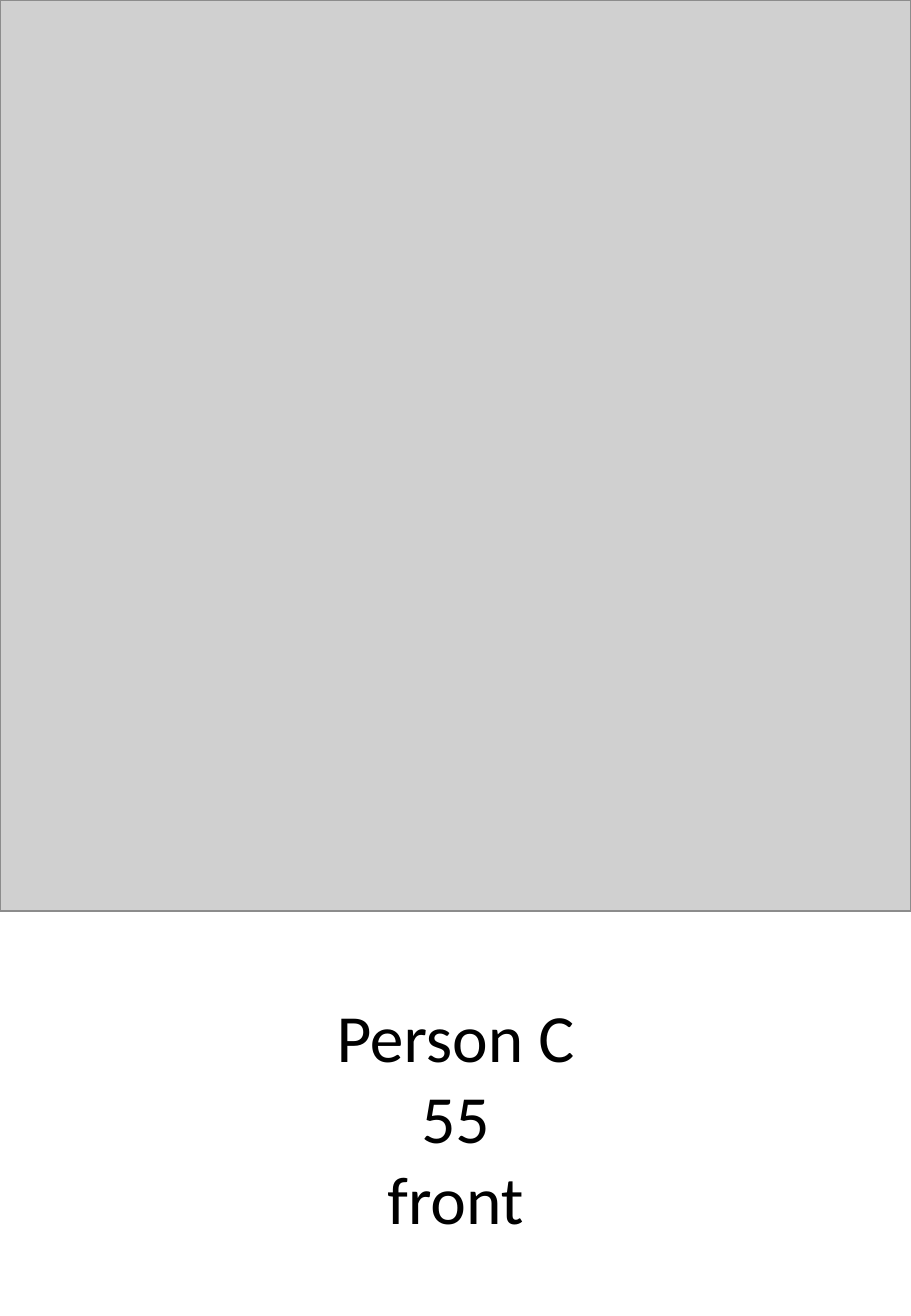
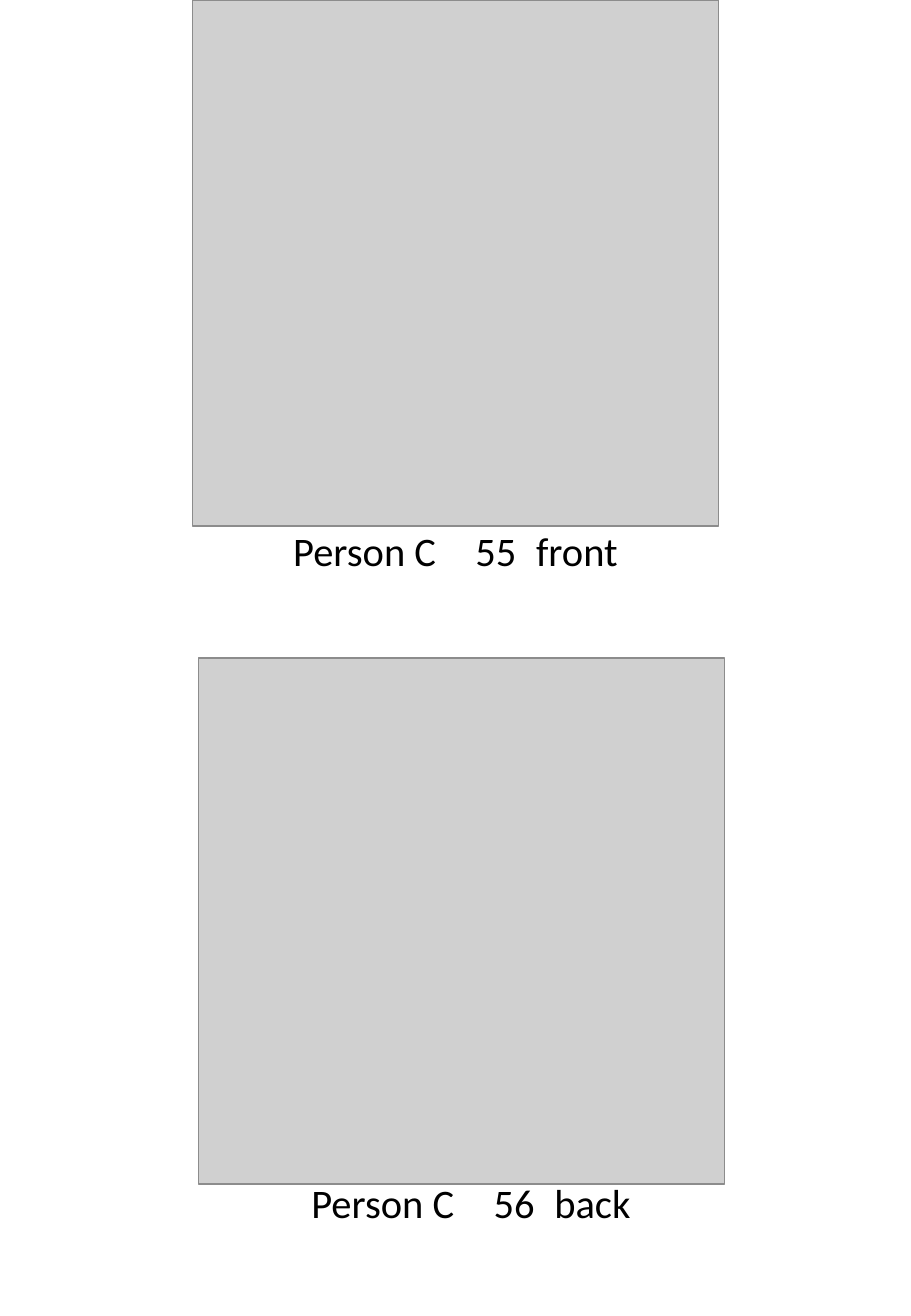
Before and after one commit to ginaamri/Mandy-PhD, a slide deck: slide 1 of studies/labor study_A/markertest_2020/pilotA/marker_personC.pptx. Drawn at 911x1316 pixels with LibreOffice and Linux fonts; fonts in the diff are those of the drawing; grey boxes stand for pictures. Boxes give left, top, right and bottom in pixels: in the first picture for what was removed or moved away, otherwise in the second. Text is boxed around its words. In the diff, an @@ line names an element or a change of style, - is before the commit and + after.

```diff
--- a/studies/labor study_A/markertest_2020/pilotA/marker_personC.pptx
+++ b/studies/labor study_A/markertest_2020/pilotA/marker_personC.pptx
@@ picture: place and size @@
-picture at bbox=[0, 0, 911, 911]
+picture at bbox=[192, 0, 718, 526]
@@ text at bbox=[293, 538, 618, 567]: text changed; size 40 to 24 pt @@
-Person C
-55
-front
+Person C 55 front
@@ picture added at bbox=[198, 658, 724, 1184] @@
@@ text added at bbox=[311, 1184, 630, 1219], 24 pt, text #000000 @@
+Person C 56 back
```
Also in this commit, not shown: 1 slide removed, 20 other files.
